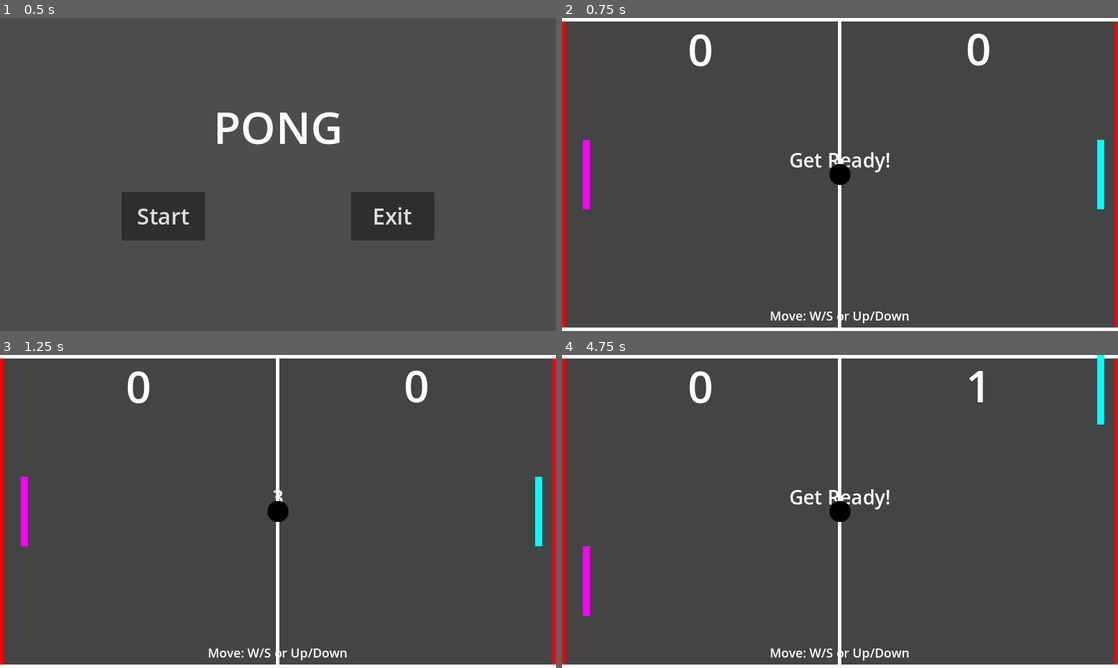
Above: before the commit, frames 1-4 (two rows, left to right).
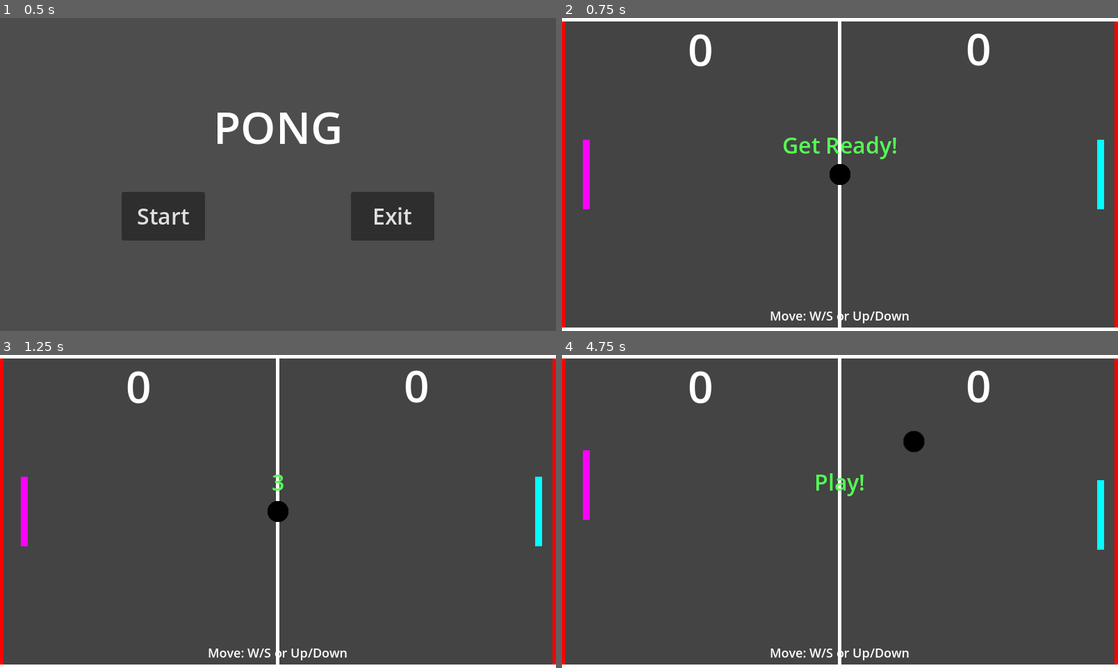
Above: after the commit, the same moments.

Repository: ittokunvim/example-godot
Game: Godot game, scene res://mainmenu.tscn
The game is run twice, just before and just after one commit, with the same random seed, the same clock (stepped at 60 frames per second) and the same inputs.
Inputs:
- Up to frame 1 (0.5 s): no input
- Up to frame 2 (0.75 s): click "Start" at 0.5 s
- Up to frame 3 (1.25 s): no input
- Up to frame 4 (4.75 s): hold Up (player_move_up) 1.28-2.03 s; tap Enter at 2 s; hold Down (player_move_down) 2.03-2.78 s; hold Up (player_move_up) 2.78-4.28 s; hold Down (player_move_down) from 4.28 s (still down)

Frame 1 is identical in both runs. In frame 2, 0.8% of the frame differs, in the area x 39-61%, y 37-50%; in frame 3, less than 0.1%; in frame 4, 2.4%, in the area x 3-98%, y 0-84%.

Commit message:
Fixed code

Diff:
--- a/pong/ball.gd
+++ b/pong/ball.gd
@@ -34,13 +34,14 @@
 		var paddle_center: float = area.position.y + paddle_visual.size.y / 2.0
 		# パドルの中心からどれだけ離れて当たったかを、-1から1に正規化する。
 		var hit_position: float = clampf((position.y - paddle_center) / (paddle_visual.size.y / 2.0), -1.0, 1.0)
-		var horizontal_direction := 1.0 if area.name == "Player" else -1.0
+		var horizontal_direction := -1.0 if area.name == "Player" else 1.0
 		# 中心に当たると水平に、端に当たるほど強く上下へ跳ね返す。
 		_direction = Vector2(horizontal_direction, hit_position * 1.25).normalized()
 		_speed = min(_speed * 1.04, MAX_SPEED)
 		# 同じパドルとの衝突を次のフレームで再検出しないよう少し押し出す。
 		position.x += horizontal_direction * 2.0
 	$BounceSound.play()
+
 
 func _on_visible_on_screen_notifier_2d_screen_exited() -> void:
 	if position.x <= 0.0:
--- a/pong/enemy.gd
+++ b/pong/enemy.gd
@@ -13,8 +13,10 @@
 @onready var _screen_size_y: float = get_viewport_rect().size.y
 @onready var _enemy_size_y: float = $ColorRect.size.y
 
+
 func _ready() -> void:
 	_ball = get_node("../Ball") as Area2D
+
 
 func _process(delta: float) -> void:
 	if not _active:
--- a/pong/pong.gd
+++ b/pong/pong.gd
@@ -43,6 +43,8 @@
 	_ui.add_player_score()
 	_finish_point(_ui.player_score >= WINNING_SCORE)
 
+
+# ボールが画面右端を越えたときの得点処理。
 func _on_ball_enemy_scored() -> void:
 	if not _round_active:
 		return
--- a/pong/pong.tscn
+++ b/pong/pong.tscn
@@ -151,11 +151,12 @@
 layout_mode = 1
 anchors_preset = 10
 anchor_right = 1.0
-offset_top = 185.0
-offset_bottom = 230.0
-grow_horizontal = 2
-theme_override_font_sizes/font_size = 28
-text = "Get Ready!"
+offset_top = 160.0
+offset_bottom = 205.0
+grow_horizontal = 2
+theme_override_colors/font_color = Color(0.33333334, 1, 0.33333334, 1)
+theme_override_font_sizes/font_size = 32
+text = "Get Ready !"
 horizontal_alignment = 1
 
 [node name="Controls" type="Label" parent="UI" unique_id=279891093]
